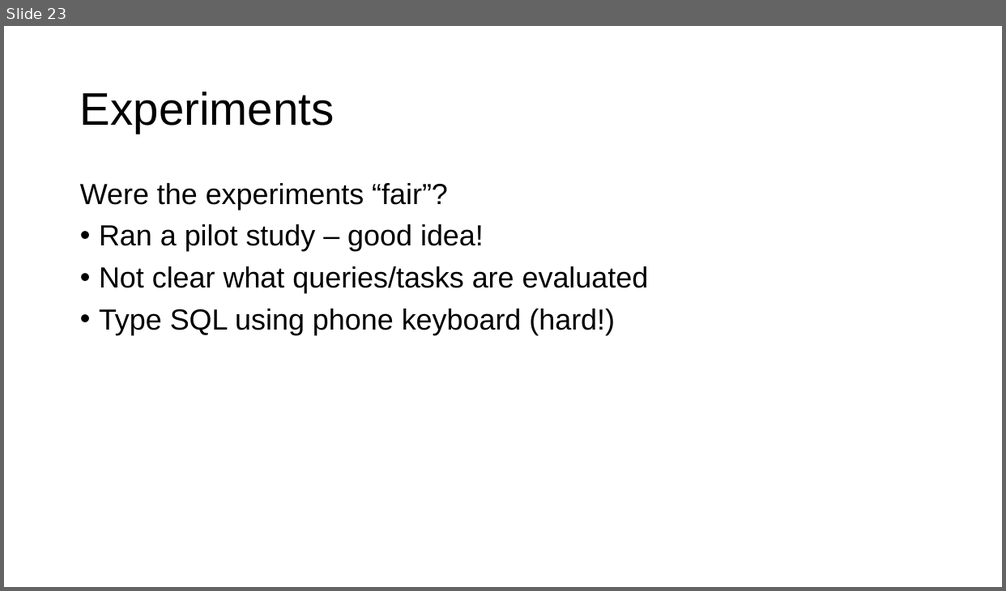
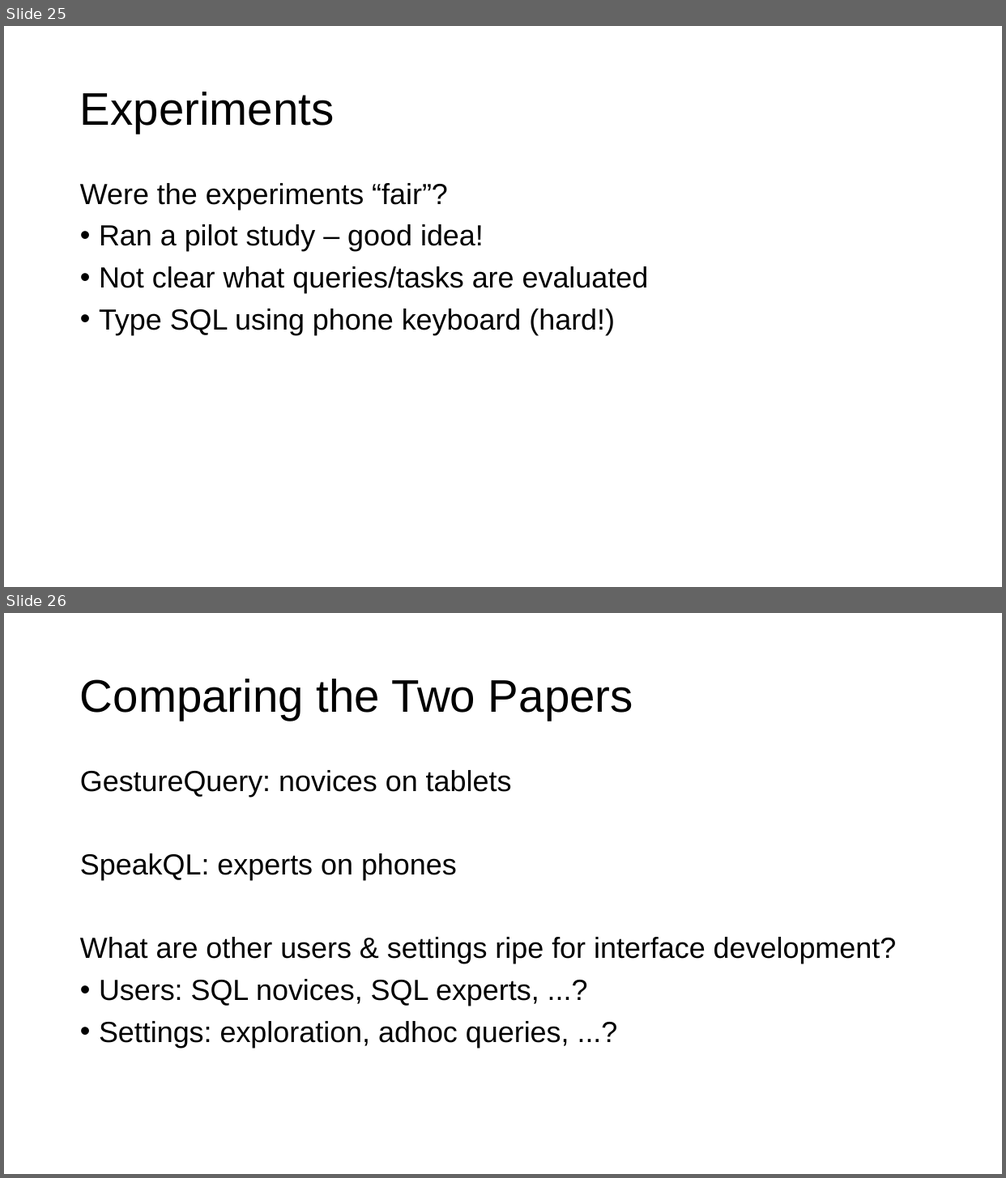
Before and after one commit to columbiaviz/columbiaviz.github.io, a slide deck: 2020s_w6998/lecs/08_modalities.pptx. Shown one above the other, each under a label of ours: slide 23 before the commit, slides 25 and 26 after it. The pictures are 1006x591 and 1006x1178 pixels, drawn with LibreOffice and Linux fonts; fonts in the diff are those of the drawing. Boxes give left, top, right and bottom in pixels: in the first picture for what was removed or moved away, otherwise in the second. Text is boxed around its words. In the diff, an @@ line names an element or a change of style, - is before the commit and + after.

```diff
--- a/2020s_w6998/lecs/08_modalities.pptx
+++ b/2020s_w6998/lecs/08_modalities.pptx
@@ slide 26 added at bbox=[4, 613, 1002, 1174], background #FFFFFF @@
@@ title added at bbox=[80, 679, 633, 720], 44 pt, text #000000 @@
+Comparing the Two Papers
@@ text added at bbox=[80, 770, 897, 1048], 28 pt, text #000000 @@
+GestureQuery: novices on tablets
+SpeakQL: experts on phones
+What are other users & settings ripe for interface development?
+• Users: SQL novices, SQL experts, ...?
+• Settings: exploration, adhoc queries, ...?
@@ what was slide 23 is now slide 25 @@
```
Also in this commit, not shown: 1 slide changed, 2 other slides added.
